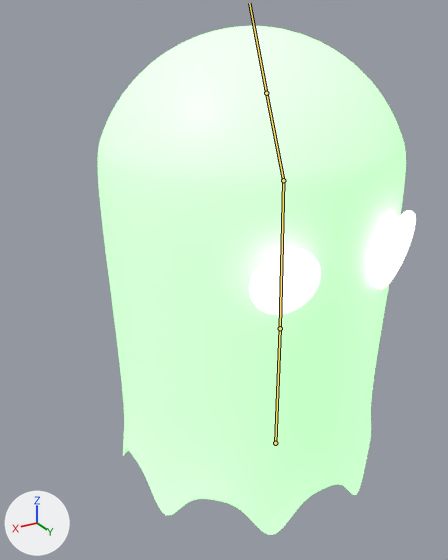
One commit to the FBX model what-was-that-game/Assets/WhatWasThat/Art/Models/Spook.fbx: the scene before it, then after it.
Before and after are seen from a 50 mm lens placed at (2.38, 3.18, 3.07), pointed at (0.25, -0.37, 1.3). Every picture has the same lights, and +X, +Y and +Z are marked at lower left. The bones that bend it are drawn over the model as lines.

The first picture shows 'Eye', 'Spook'.
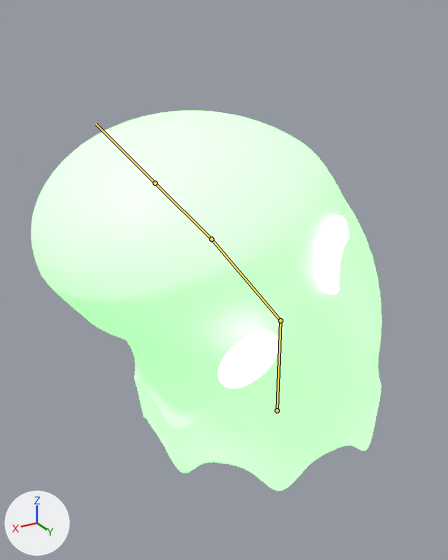
The newer file adds an action. The first version stands in its rest pose; the second is drawn at frame 25 of the action 'Armature|Haunt'.

Changed parts and their boxes [x1, y1, x2, y2] in the pictures (448 x 560 px):
'Spook', posed (14% wider, 25% shorter)
    before: [98, 25, 406, 535]
    after: [31, 110, 382, 491]
'Eye', posed (21% narrower, 65% taller)
    before: [249, 210, 416, 315]
    after: [218, 215, 349, 389]
bone 'Bone', root to tip
    before: (275, 443) to (280, 328)
    after: (277, 410) to (280, 320)
bone 'Bone.001', root to tip
    before: (280, 328) to (283, 180)
    after: (280, 320) to (211, 239)

What the commit changed:
Object 'Armature' (bone_rig_object) moves from (0.0, 0.0, 0.0) to (0.0, 0.0, 0.246).
Bone 'Bone' (bone_bone) moves from (0.0, 0.0, 0.0) to (0.0, 0.055, 0.0).
Bone 'Bone' (bone_bone) is rescaled from (1.0, 1.0, 1.0) to (1.0, 0.76, 1.0).
Bone 'Bone.001' (bone_bone_001) turns from (0, 0, 0) to (0, -1, -30) degrees about its own x, y and z.
